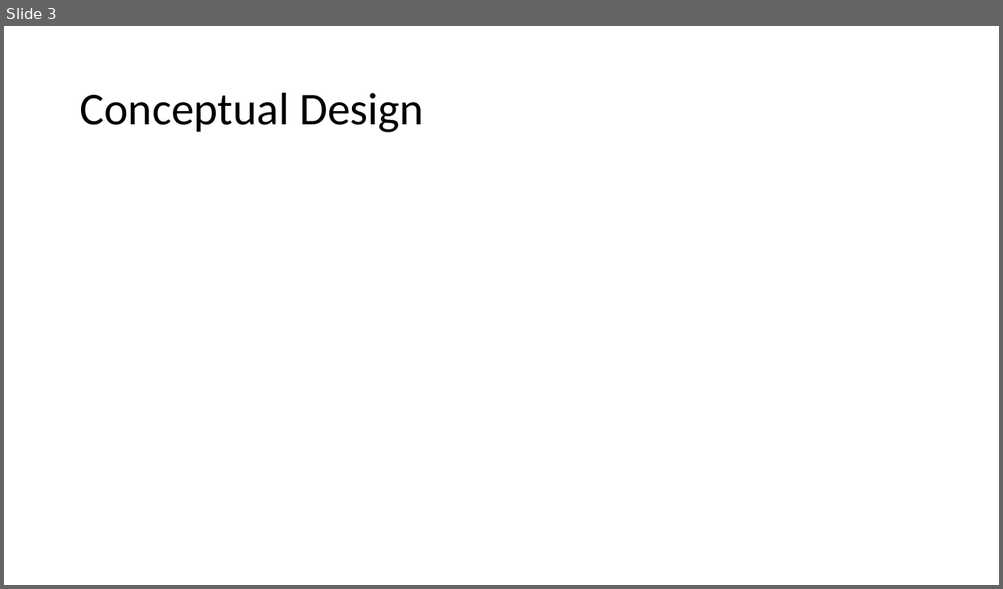
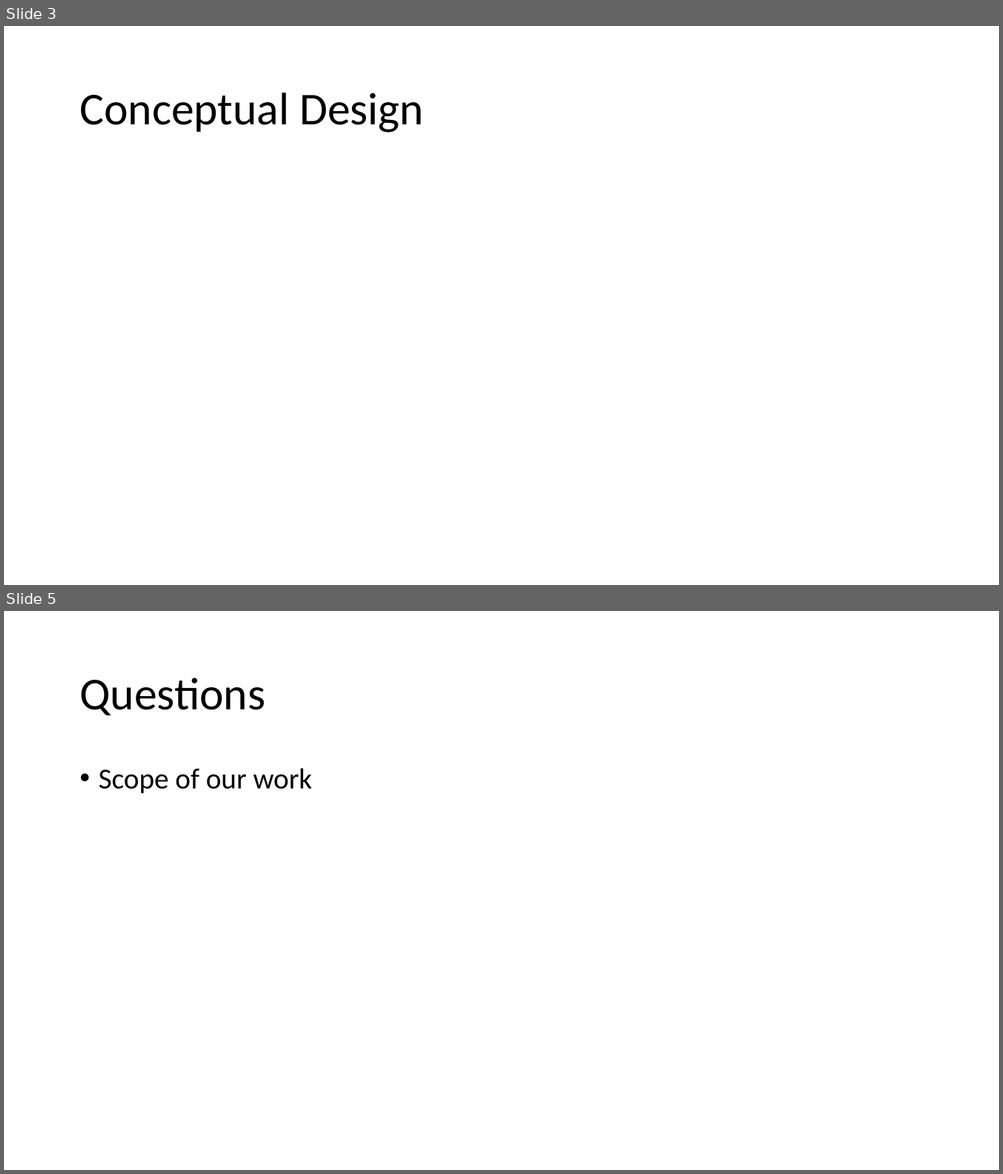
Before and after one commit to travisdnorman/TU-Senior-Design-HyperLoop-Computing, a slide deck: Design Review 1.pptx. Shown one above the other, each under a label of ours: slide 3 before the commit, slides 3 and 5 after it; the slides between them are not shown. The pictures are 1003x589 and 1003x1174 pixels, drawn with LibreOffice and Linux fonts; fonts in the diff are those of the drawing. Boxes give left, top, right and bottom in pixels: in the first picture for what was removed or moved away, otherwise in the second. Text is boxed around its words. In the diff, an @@ line names an element or a change of style, - is before the commit and + after.

```diff
--- a/Design Review 1.pptx
+++ b/Design Review 1.pptx
@@ slide 5 added at (4,611,999,1170), background #FFFFFF @@
@@ title added at (79,678,265,715), 44 pt, text #000000 @@
+Questions
@@ text added at (99,768,313,794), 28 pt, text #000000 @@
+• Scope of our work
```
Also in this commit, not shown: 2 slides changed, 1 slide removed, 1 other file.
